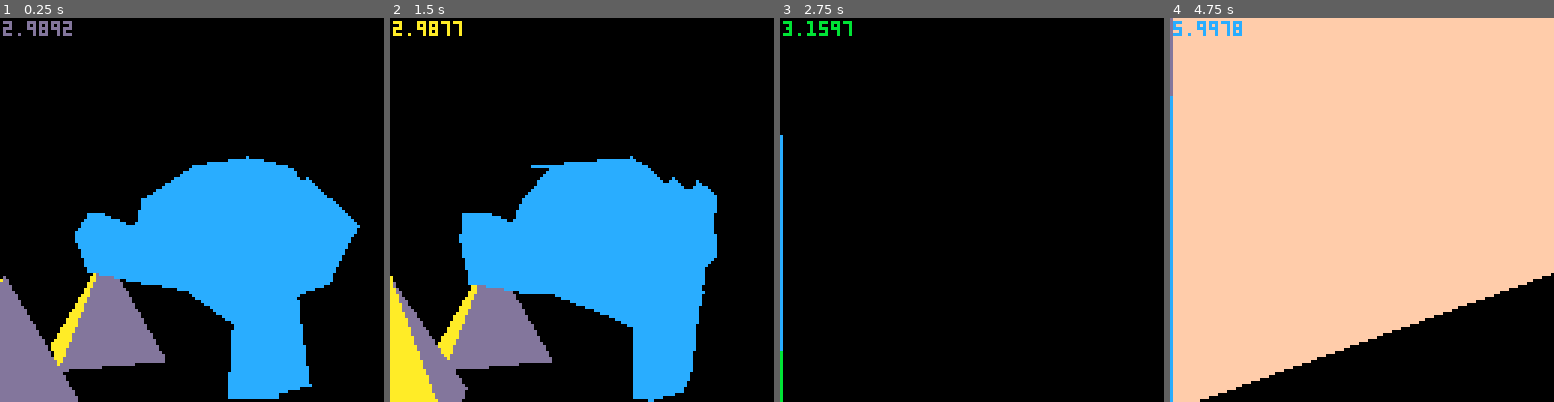
Above: before the commit, frames 1-4 (left to right).
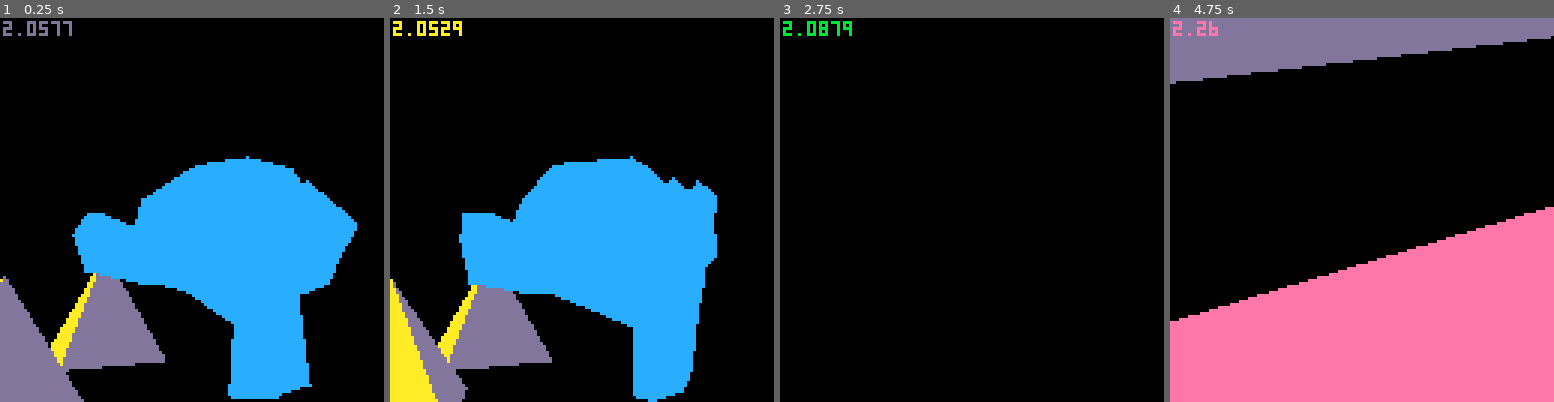
Above: after the commit, the same moments.

Repository: ajbowen249/pico83D
Game: PICO-8 cartridge t2.p8
Same seed, same stepped clock (60 frames per second), same inputs: the game is played once before the commit and once after it.
Inputs:
- Up to frame 1 (0.25 s): no input
- Up to frame 2 (1.5 s): tap X (X key) at 0.33, 1.07 s; tap O (Z key) at 0.7 s
- Up to frame 3 (2.75 s): hold Right 1.6-2.1 s; tap O (Z key) at 1.7, 2.1, 2.5 s; tap X (X key) at 1.85 s; hold Up 2.15-2.42 s; hold Right from 2.47 s (still down)
- Up to frame 4 (4.75 s): tap O (Z key) every 0.4 s from 2.9 to 4.5 s; tap X (X key) at 2.97, 4.08 s; release Right at 3.03 s; hold Left 3.08-3.58 s; hold Down 3.63-3.97 s; hold Right 4.02-4.68 s; hold Up from 4.73 s (still down)

The runs differ from the first frame. In frame 1, 0.6% of the frame differs, in the area x 3-94%, y 1-100%; in frame 2, 0.2%; in frame 3, 0.7%; in frame 4, 100%, in the area x 0-100%, y 0-100%.

Commit message:
pull in winner of triangle thunderdome

Diff:
--- a/t2.p8
+++ b/t2.p8
@@ -213,12 +213,13 @@
     line(v3.x, v3.y, v1.x, v1.y, col)
 end
 
-function draw_spans(mainx, offx, starty, endy, mainstepx, offstepx, color, minx, maxx, drawbottom)
+function draw_spans(mainx, offx, starty, endy, mainstepx, offstepx, tcolor, minx, maxx, drawbottom)
     assert(endy >= starty)
     starty = flr(starty)
     endy = flr(endy)
     if not drawbottom then endy -= 1 end
     if endy < starty then endy = starty end
+    color(tcolor)
 
     for row = starty, endy do
         if row >= c_screen_height then
@@ -241,7 +242,7 @@
             local right = loffx < maxx and loffx or maxx
             right = right < c_screen_width and right or c_screen_width
 
-            rectfill(flr(left), row, flr(right), row, color)
+            rectfill(flr(left), row, flr(right), row)
         end
         mainx += mainstepx
         offx += offstepx
@@ -302,6 +303,76 @@
         local offx = midpoint.x
         local offstepx = (bottommost.x - midpoint.x) / (bottommost.y - midpoint.y)
         draw_spans(mainx, offx, midpoint.y, bottommost.y, mainstepx, offstepx, color, minx, maxx, true)
+    end
+end
+
+--@catatafish
+-- expects an array in the form { x0, y0, x1, y1, x2, y2, color }
+function gfx_draw(triangle)
+    --for n=1,tri_count do
+    -- local vbuf = vertexbuffer[n]
+    local v0x, v0y, v1x, v1y, v2x, v2y, ps = triangle.v1.x, triangle.v1.y, triangle.v2.x, triangle.v2.y, triangle.v3.x, triangle.v3.y
+
+    if v1y<v0y then
+        v0x,v1x = v1x,v0x
+        v0y,v1y = v1y,v0y
+    end
+
+    if v2y<v0y then
+        v0x,v2x = v2x,v0x
+        v0y,v2y = v2y,v0y
+    end
+
+    if v2y<v1y then
+        v1x,v2x = v2x,v1x
+        v1y,v2y = v2y,v1y
+    end
+
+    color(triangle.color)
+    if v0y == v1y then -- flat top
+        rasterizetri_top(v0x,v0y,v1x,v2x,v2y)
+    elseif v1y == v2y then -- flat bottom
+        rasterizetri_bottom(v0x,v0y,v1x,v2x,v2y)
+    else -- general case
+        local newx = v0x + ((v1y-v0y)*(v2x-v0x)/(v2y-v0y))
+        rasterizetri_bottom(v0x,v0y,newx,v1x,v1y)
+        rasterizetri_top(v1x,v1y,newx,v2x,v2y)
+    end -- triangle cases
+    --end -- triangle loop
+
+end
+
+function rasterizetri_top(v0x,v0y, v1x, v2x,v2y)
+    if (v1x<v0x) v0x, v1x = v1x, v0x
+        local height=v2y-v0y
+        local dx_left, dx_right = (v2x-v0x)/height, (v2x-v1x)/height
+    if v0y<0 then
+        v0x-=dx_left*v0y
+        v1x-=dx_right*v0y
+        v0y=0
+    end
+    if (v2y>128) v2y=128
+        for y=v0y,v2y do
+            rectfill(v0x,y,v1x,y)
+            v0x+=dx_left
+            v1x+=dx_right
+    end
+end
+
+function rasterizetri_bottom(v0x,v0y, v1x,v2x,v2y)
+    if (v2x<v1x) v1x, v2x = v2x, v1x
+        local height=v2y-v0y
+        local dx_left, dx_right, xend = (v1x-v0x)/height, (v2x-v0x)/height, v0x
+        if v0y<0 then
+            v0x -=dx_left*v0y
+            xend-=dx_right*v0y
+            v0y=0
+        end
+        if (v2y>128) v2y=128
+            for y=v0y,v2y do
+                rectfill(v0x,y,xend,y)
+                v0x+=dx_left
+                xend+=dx_right
     end
 end
 
@@ -323,7 +394,9 @@
 
     if g_filled then
         traverse(head_node, function(triangle)
-            draw_triangle(triangle.color, triangle.v1, triangle.v2, triangle.v3)
+            --(triangle.color, triangle.v1, triangle.v2, triangle.v3)
+            --  x0, y0, x1, y1, x2, y2, color
+            gfx_draw(triangle)
         end)
     end
 
